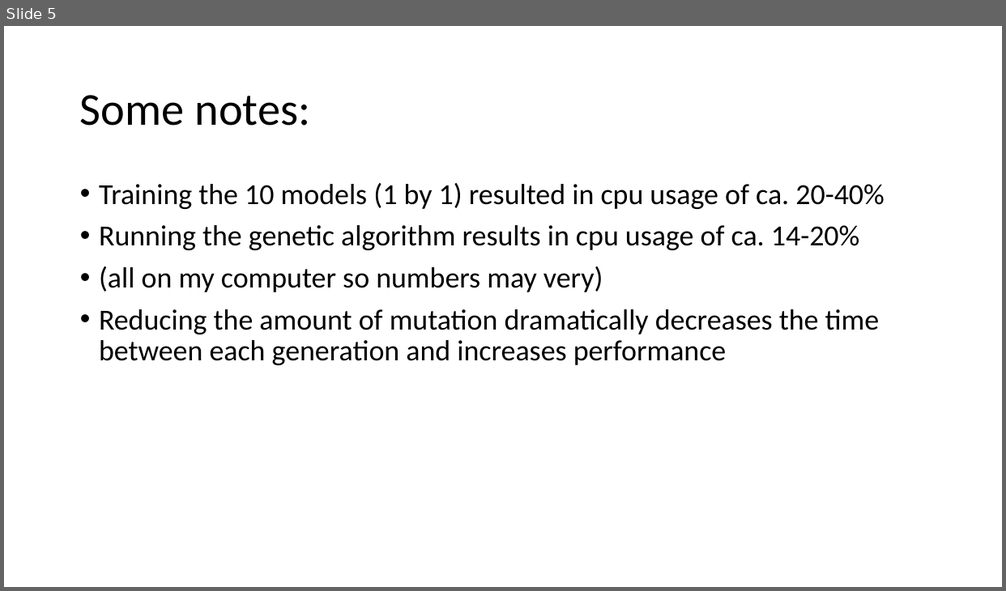
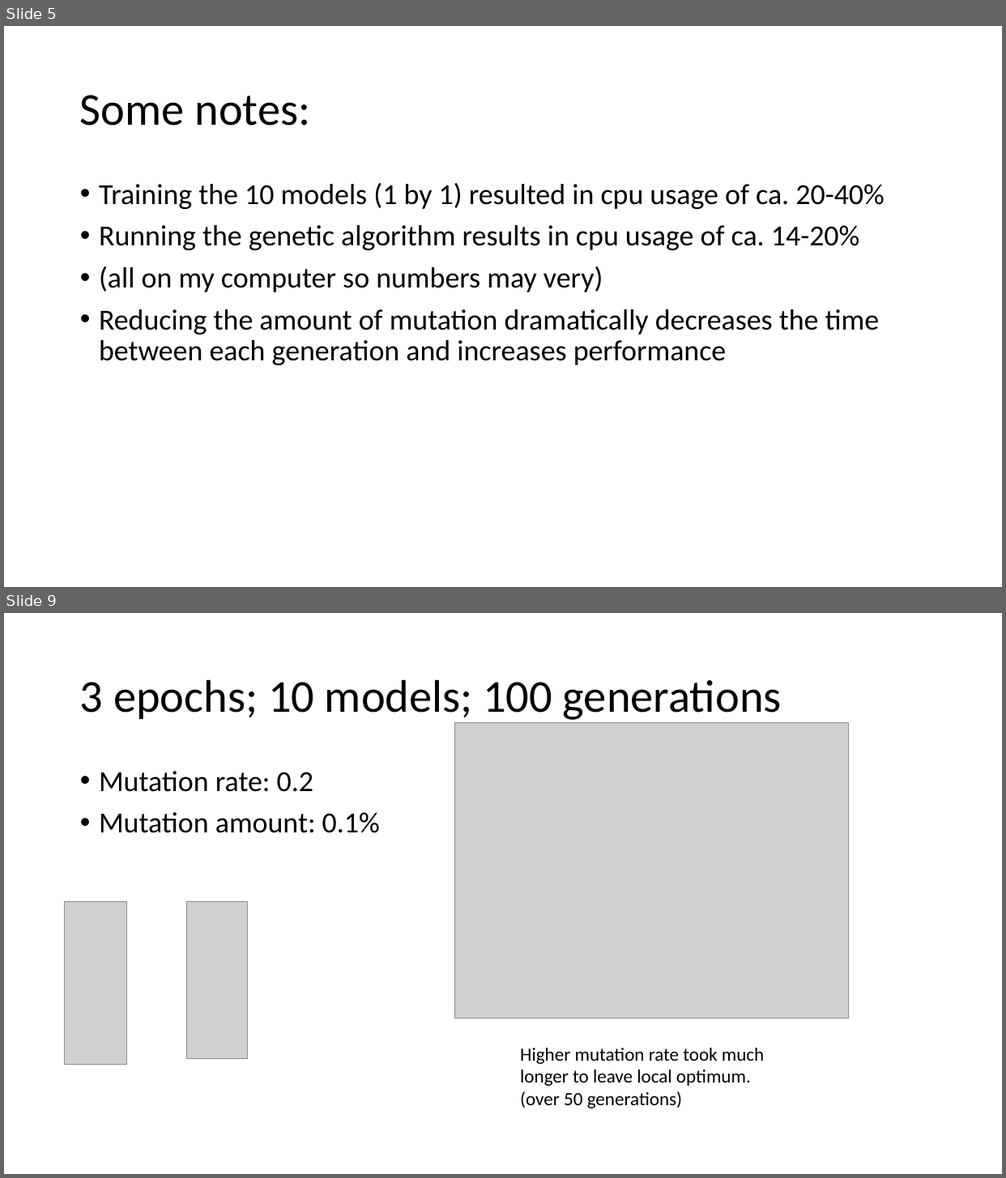
Before and after one commit to cewinharhar/becs4, a slide deck: DataTesting with different hyperparameters.pptx. Shown one above the other, each under a label of ours: slide 5 before the commit, slides 5 and 9 after it; the slides between them are not shown. The pictures are 1006x591 and 1006x1178 pixels, drawn with LibreOffice and Linux fonts; fonts in the diff are those of the drawing; grey boxes stand for pictures. Boxes give left, top, right and bottom in pixels: in the first picture for what was removed or moved away, otherwise in the second. Text is boxed around its words. In the diff, an @@ line names an element or a change of style, - is before the commit and + after.

Commit message:
everything now works but at 0.15 took like 150 generations to start increasing

```diff
--- a/DataTesting with different hyperparameters.pptx
+++ b/DataTesting with different hyperparameters.pptx
@@ slide 9 added at [4,613,1002,1174], background #FFFFFF @@
@@ title added at [80,679,782,720], 44 pt, text #000000 @@
+3 epochs; 10 models; 100 generations
@@ picture added at [454,722,849,1018] @@
@@ text added at [99,771,380,833], 28 pt, text #000000 @@
+• Mutation rate: 0.2
+• Mutation amount: 0.1%
@@ picture added at [65,901,127,1064] @@
@@ picture added at [187,901,247,1059] @@
@@ text added at [520,1048,764,1109], 18 pt, text #000000 @@
+Higher mutation rate took much longer to leave local optimum. (over 50 generations)
```
Also in this commit, not shown: 27 other slides added, 3 other files.
